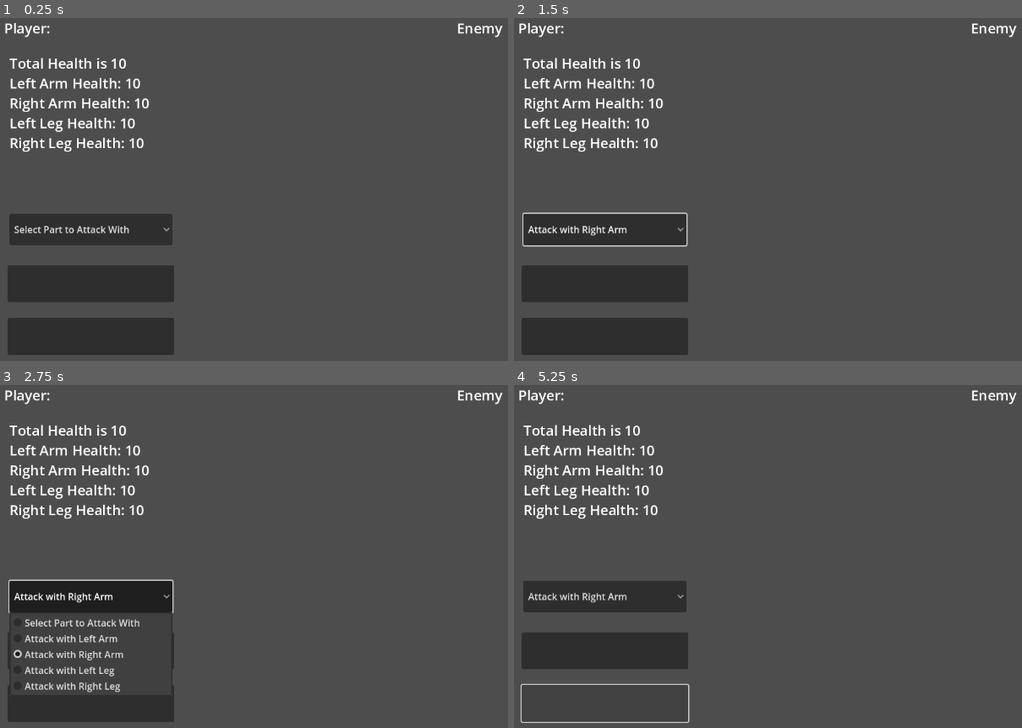
Above: before the commit, frames 1-4 (two rows, left to right).
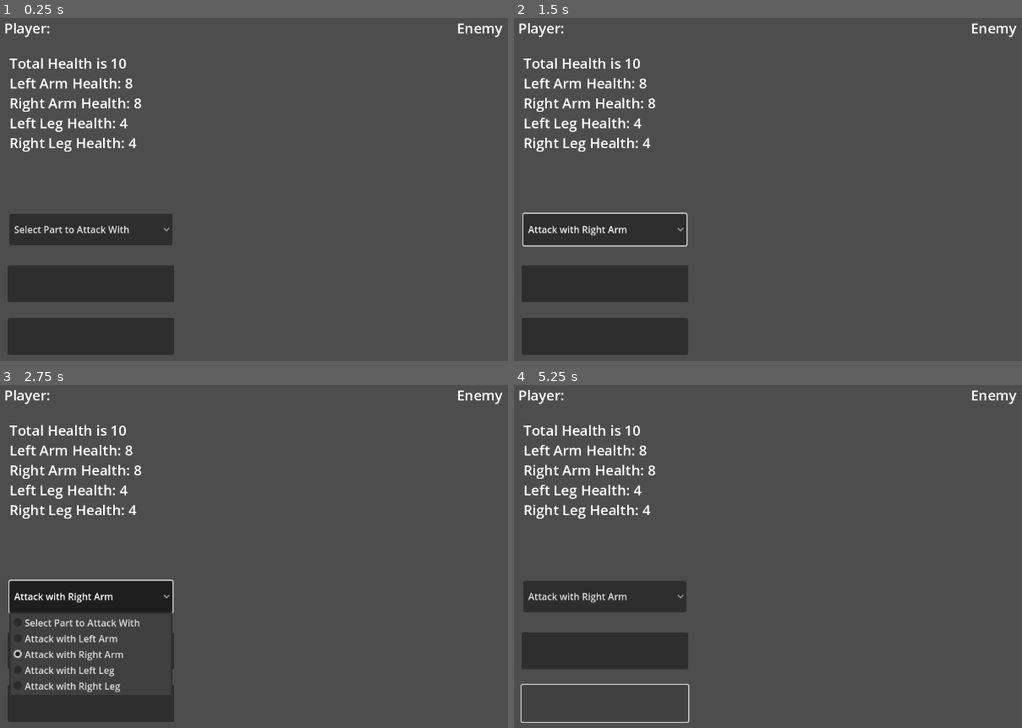
Above: after the commit, the same moments.

Repository: jdcalvelli/jrpg-staged-combat-prototype
Game: Godot game, scene res://Scenes/test_scene.tscn
Same seed, same stepped clock (60 frames per second), same inputs: the game is played once before the commit and once after it.
Inputs (mouse positions are in pixels of both pictures, inside the frame that each line leads up to):
- Up to frame 1 (0.25 s): no input
- Up to frame 2 (1.5 s): click "Select Part to Attack With" at 0.5 s; click (605, 282) at 1.25 s
- Up to frame 3 (2.75 s): click "Attack with Right Arm" at 2 s
- Up to frame 4 (5.25 s): click (605, 703) at 2.75 s; click "Attack with Right Arm" at 3.5 s; click (605, 649) at 4.25 s; click (605, 703) at 5 s

The runs differ from the first frame. In frame 1, 0.2% of the frame differs, in the area x 23-30%, y 17-38%; in frame 2, 0.2%; in frame 3, 0.2%; in frame 4, 0.2%.

Commit message:
creating player controller start

Diff:
--- a/Scenes/test_scene.tscn
+++ b/Scenes/test_scene.tscn
@@ -1,7 +1,7 @@
 [gd_scene load_steps=5 format=3 uid="uid://cjch45sdrovw7"]
 
 [ext_resource type="Script" path="res://Scripts/GameManager.gd" id="1_qwgyx"]
-[ext_resource type="Script" path="res://Scripts/PlayerMech.gd" id="2_8m1u0"]
+[ext_resource type="Script" path="res://Scripts/Controllers/PlayerController.gd" id="2_hd1u4"]
 
 [sub_resource type="GDScript" id="GDScript_r0eeu"]
 script/source = "extends OptionButton
@@ -55,9 +55,6 @@
 [node name="GameManager" type="Node2D" parent="."]
 script = ExtResource("1_qwgyx")
 
-[node name="Node2D" type="Node2D" parent="GameManager"]
-script = ExtResource("2_8m1u0")
-
 [node name="CommandButton" type="OptionButton" parent="GameManager"]
 anchors_preset = 8
 anchor_left = 0.5
@@ -95,3 +92,6 @@
 text = "Test
 "
 script = SubResource("GDScript_7utf7")
+
+[node name="PlayerController" type="Node2D" parent="."]
+script = ExtResource("2_hd1u4")
--- a/Scripts/Abstract/MechPart.gd
+++ b/Scripts/Abstract/MechPart.gd
@@ -4,7 +4,11 @@
 
 # instance variables
 var partName: String
+var partDamage: int
+var partHealth: int
 
 # constructor
-func _init(_partName: String):
+func _init(_partName: String, _partDamage: int, _partHealth: int):
 	partName = _partName
+	partDamage = _partDamage
+	partHealth = _partHealth
--- /dev/null
+++ b/Scripts/Controllers/PlayerController.gd
@@ -0,0 +1,31 @@
+extends Node2D
+
+# variables for player mech
+var PlayerMechModel: PlayerMech = PlayerMech.new(10,
+			{
+			"leftArm": MechPart.new("Left Arm", 5, 8),
+			"rightArm": MechPart.new("Right Arm", 5, 8),
+			"leftLeg": MechPart.new("Left Leg", 6, 4),
+			"rightLeg": MechPart.new("Right Leg", 6, 4),
+		})
+# number of possible actions
+var ActionPoints: int = 2
+# sequence of actions
+var AttackSequence: Array
+
+func SequencePartAttack(part: MechPart):
+	# if you have the action points, add the attack to sequence
+	if ActionPoints != 0:
+		AttackSequence.append(part)
+
+func UnsequencePartAttack(part: MechPart):
+	# if the part is in the sequence
+	if AttackSequence.find(part) != -1:
+		# remove part from attack sequence
+		AttackSequence.pop_at(AttackSequence.find(part))
+		# increase number of action points
+		ActionPoints += 1
+
+func ResolveAttackSequence(sequence: Array):
+	for part in AttackSequence:
+		PlayerMechModel.Attack(part)
--- a/Scripts/GameManager.gd
+++ b/Scripts/GameManager.gd
@@ -17,38 +17,18 @@
 
 	_change_state(States.START)
 
+	_playerMech = get_node("../PlayerController").PlayerMechModel
+
 	#Player Insantiation.
 	# this is really not a good way to do this, should find a better one
 	_playerText = get_node("PlayerStats") #This finds us the Text node so we can update it.
-	# creates a new PlayerMech class and passes it's health and it's body parts.
-	_playerMech = PlayerMech.new(
-		10,
-		{
-			"leftArm": MechPart.new("Left Arm"),
-			"rightArm": MechPart.new("Right Arm"),
-			"leftLeg": MechPart.new("Left Leg"),
-			"rightLeg": MechPart.new("Right Leg"),
-		}
-	)
 
 	#Player Stats Display
 	_playerText.text = ("Total Health is %s" % _playerMech.mechHealth) \
-		+ ("\nLeft Arm Health: %s" % _playerMech.mechHealth) \
-		+ ("\nRight Arm Health: %s" % _playerMech.mechHealth) \
-		+ ("\nLeft Leg Health: %s" % _playerMech.mechHealth) \
-		+ ("\nRight Leg Health: %s") % _playerMech.mechHealth
-
-
-	#enemy Mech instantiation
-	_enemyMech = EnemyMech.new(
-		20,
-		{
-			"leftArm": MechPart.new("Enemy Left Arm"),
-			"rightArm": MechPart.new("Enemy Right Arm"),
-			"leftLeg": MechPart.new("Enemy Left Leg"),
-			"rightLeg": MechPart.new("Enemy Right Leg"),
-		}
-	)
+		+ ("\nLeft Arm Health: %s" % _playerMech.mechParts["leftArm"].partHealth) \
+		+ ("\nRight Arm Health: %s" % _playerMech.mechParts["rightArm"].partHealth) \
+		+ ("\nLeft Leg Health: %s" % _playerMech.mechParts["leftLeg"].partHealth) \
+		+ ("\nRight Leg Health: %s") % _playerMech.mechParts["rightLeg"].partHealth
 
 	#Player Button Instation
 	_attackButton = get_node("CommandButton") #get_node works by finding nodes in the same node tree. so in this case the command button has to be childed to the GameManager for this to work as far as I've been able to work out.
@@ -76,7 +56,6 @@
 # not being used right now
 func _process(delta):
 
-
 	pass
 
 func _on_item_selected(id):
@@ -88,21 +67,6 @@
 	if id == 3:
 		pass
 
-
-
-func _print_test():
-	# just testing to make sure that instantiation worked right
-	print("player elements")
-	_playerMech.printHealth()
-	_playerMech.printParts()
-	_playerMech.attack()
-
-	print("--------------")
-
-	print("enemy elements")
-	_enemyMech.printHealth()
-	_enemyMech.printParts()
-	_enemyMech.attack()
 
 func _input(event):
 	if Input.is_action_pressed("ui_accept"):
--- a/Scripts/PlayerMech.gd
+++ b/Scripts/PlayerMech.gd
@@ -10,5 +10,5 @@
 	super._init(_mechHealth, _mechParts)
 
 # virtual overrides
-func attack():
-	print("player attacks")
+func Attack(part: MechPart):
+	print("you did %s damage with %s", part.partDamage, part.partName)
